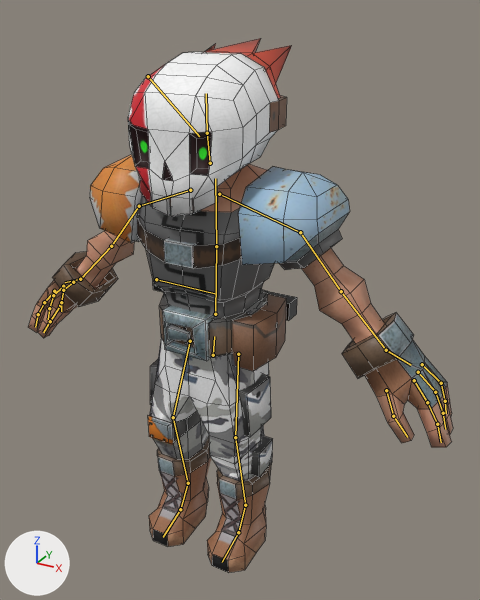
The Blender file Workshop/animations/vochap_taunt.blend, before and after one commit.
Both versions are drawn from a 50 mm lens placed at (12.8, -20.4, 22.2), pointed at (0.7, 1.6, 11.2). The axes (+X, +Y, +Z) are drawn at lower left. The lights are the same throughout. The bones that bend it are drawn over the model as lines. Mesh edges are drawn as thin lines.

In view in the first picture: 'vochap_mesh'.
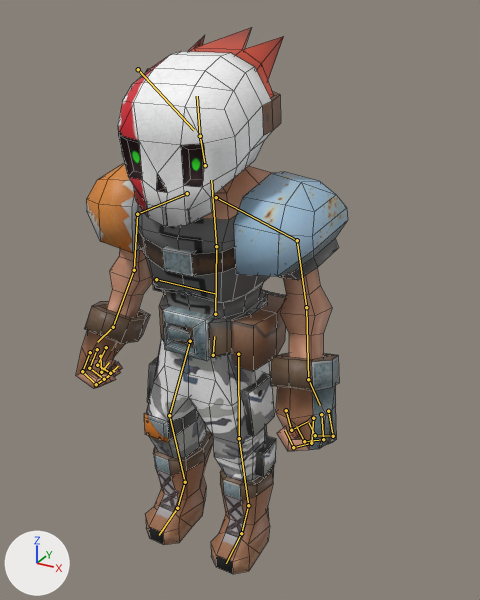
The newer file adds an action. The first version stands in its rest pose; the second is drawn at frame 16 of the action 'vochap_metarigAction'.

What differs and where, as boxes [x1, y1, x2, y2] in the pictures (480 x 600 px):
```json
{"object": "vochap_mesh", "change": "posed", "before": [28, 38, 453, 573], "after": [76, 27, 348, 574], "on screen": "36% narrower"}
{"bone": "chest", "before": "(216, 246) to (215, 178)", "after": "(216, 246) to (211, 180)"}
{"bone": "shoulder.L", "before": "(219, 194) to (300, 232)", "after": "(216, 197) to (297, 240)"}
{"bone": "upper_arm.L", "before": "(300, 232) to (341, 291)", "after": "(297, 240) to (306, 307)"}
{"bone": "forearm.L", "before": "(341, 291) to (386, 350)", "after": "(306, 307) to (308, 379)"}
{"bone": "f_index.01.L", "before": "(427, 402) to (437, 424)", "after": "(311, 443) to (293, 447)"}
{"bone": "thumb.01.L", "before": "(386, 390) to (393, 416)", "after": "(286, 410) to (291, 430)"}
{"bone": "f_middle.01.L", "before": "(435, 392) to (443, 413)", "after": "(323, 439) to (304, 441)"}
{"bone": "f_ring.01.L", "before": "(441, 383) to (445, 401)", "after": "(333, 436) to (315, 435)"}
{"bone": "shoulder.R", "before": "(190, 190) to (139, 206)", "after": "(187, 193) to (137, 214)"}
{"bone": "upper_arm.R", "before": "(139, 206) to (111, 246)", "after": "(137, 214) to (134, 270)"}
{"bone": "forearm.R", "before": "(111, 246) to (80, 279)", "after": "(134, 270) to (113, 327)"}
{"bone": "f_index.01.R", "before": "(44, 302) to (38, 314)", "after": "(82, 371) to (96, 384)"}
{"bone": "thumb.01.R", "before": "(60, 305) to (50, 321)", "after": "(100, 356) to (101, 372)"}
{"bone": "f_middle.01.R", "before": "(53, 295) to (49, 308)", "after": "(89, 368) to (104, 379)"}
{"bone": "f_ring.01.R", "before": "(63, 290) to (61, 302)", "after": "(97, 365) to (110, 373)"}
{"bone": "thigh.L", "before": "(238, 354) to (235, 437)", "after": "(238, 354) to (239, 438)"}
{"bone": "shin.L", "before": "(235, 437) to (245, 505)", "after": "(239, 438) to (248, 505)"}
{"bone": "thigh.R", "before": "(190, 341) to (173, 417)", "after": "(190, 341) to (169, 415)"}
{"bone": "shin.R", "before": "(173, 417) to (188, 483)", "after": "(169, 415) to (185, 482)"}
```

Scene script edits in JSON lines:
```json
{"block": "bone_chest", "where": "bone_chest = bpy.data.objects['vochap_metarig'].pose.bones['chest']  # child of 'spine'"}
{"op": "set", "path": "bone_chest.rotation_euler", "old": "(0.0, 0.0, 0.0)", "new": "(0.105, 0.0, 0.0)", "note": "degrees (0, 0, 0) -> degrees (6, 0, 0)"}
{"op": "set", "path": "bone_chest.scale", "old": "(1.0, 1.0, 1.0)", "new": "(1.01, 1.01, 1.01)"}
{"block": "bone_shoulder_l", "where": "bone_shoulder_l = bpy.data.objects['vochap_metarig'].pose.bones['shoulder.L']  # child of 'chest'"}
{"op": "set", "path": "bone_shoulder_l.rotation_euler", "old": "(0.0, 0.0, 0.0)", "new": "(-0.0873, 0.0, 0.0)", "note": "degrees (0, 0, 0) -> degrees (-5, 0, 0)"}
{"block": "bone_upper_arm_l", "where": "bone_upper_arm_l = bpy.data.objects['vochap_metarig'].pose.bones['upper_arm.L']  # child of 'shoulder.L'"}
{"op": "set", "path": "bone_upper_arm_l.rotation_euler", "old": "(0.0, 0.0, 0.0)", "new": "(0.0, 0.0, -0.436)", "note": "degrees (0, 0, 0) -> degrees (0, 0, -25)"}
{"block": "bone_forearm_l", "where": "bone_forearm_l = bpy.data.objects['vochap_metarig'].pose.bones['forearm.L']  # child of 'upper_arm.L'"}
{"op": "set", "path": "bone_forearm_l.rotation_euler", "old": "(0.0, 0.0, 0.0)", "new": "(0.349, 0.0, 0.0)", "note": "degrees (0, 0, 0) -> degrees (20, 0, 0)"}
{"block": "bone_f_index_01_l", "where": "bone_f_index_01_l = bpy.data.objects['vochap_metarig'].pose.bones['f_index.01.L']  # child of 'palm.01.L'"}
{"op": "set", "path": "bone_f_index_01_l.rotation_euler", "old": "(0.0, 0.0, 0.0)", "new": "(1.047, 0.0, 0.0)", "note": "degrees (0, 0, 0) -> degrees (60, 0, 0)"}
{"block": "bone_thumb_01_l", "where": "bone_thumb_01_l = bpy.data.objects['vochap_metarig'].pose.bones['thumb.01.L']  # child of 'palm.01.L'"}
{"op": "set", "path": "bone_thumb_01_l.rotation_euler", "old": "(0.0, 0.0, 0.0)", "new": "(0.873, 0.0, 0.0)", "note": "degrees (0, 0, 0) -> degrees (50, 0, 0)"}
{"block": "bone_f_middle_01_l", "where": "bone_f_middle_01_l = bpy.data.objects['vochap_metarig'].pose.bones['f_middle.01.L']  # child of 'palm.02.L'"}
{"op": "set", "path": "bone_f_middle_01_l.rotation_euler", "old": "(0.0, 0.0, 0.0)", "new": "(1.047, 0.0, 0.0)", "note": "degrees (0, 0, 0) -> degrees (60, 0, 0)"}
{"block": "bone_f_ring_01_l", "where": "bone_f_ring_01_l = bpy.data.objects['vochap_metarig'].pose.bones['f_ring.01.L']  # child of 'palm.03.L'"}
{"op": "set", "path": "bone_f_ring_01_l.rotation_euler", "old": "(0.0, 0.0, 0.0)", "new": "(1.047, 0.0, 0.0)", "note": "degrees (0, 0, 0) -> degrees (60, 0, 0)"}
{"block": "bone_shoulder_r", "where": "bone_shoulder_r = bpy.data.objects['vochap_metarig'].pose.bones['shoulder.R']  # child of 'chest'"}
{"op": "set", "path": "bone_shoulder_r.rotation_euler", "old": "(0.0, 0.0, 0.0)", "new": "(-0.0873, 0.0, 0.0)", "note": "degrees (0, 0, 0) -> degrees (-5, 0, 0)"}
{"block": "bone_upper_arm_r", "where": "bone_upper_arm_r = bpy.data.objects['vochap_metarig'].pose.bones['upper_arm.R']  # child of 'shoulder.R'"}
{"op": "set", "path": "bone_upper_arm_r.rotation_euler", "old": "(0.0, 0.0, 0.0)", "new": "(0.0, 0.0, 0.436)", "note": "degrees (0, 0, 0) -> degrees (0, 0, 25)"}
{"block": "bone_forearm_r", "where": "bone_forearm_r = bpy.data.objects['vochap_metarig'].pose.bones['forearm.R']  # child of 'upper_arm.R'"}
{"op": "set", "path": "bone_forearm_r.rotation_euler", "old": "(0.0, 0.0, 0.0)", "new": "(0.349, 0.0, 0.0)", "note": "degrees (0, 0, 0) -> degrees (20, 0, 0)"}
{"block": "bone_f_index_01_r", "where": "bone_f_index_01_r = bpy.data.objects['vochap_metarig'].pose.bones['f_index.01.R']  # child of 'palm.01.R'"}
{"op": "set", "path": "bone_f_index_01_r.rotation_euler", "old": "(0.0, 0.0, 0.0)", "new": "(1.047, 0.0, 0.0)", "note": "degrees (0, 0, 0) -> degrees (60, 0, 0)"}
{"block": "bone_thumb_01_r", "where": "bone_thumb_01_r = bpy.data.objects['vochap_metarig'].pose.bones['thumb.01.R']  # child of 'palm.01.R'"}
{"op": "set", "path": "bone_thumb_01_r.rotation_euler", "old": "(0.0, 0.0, 0.0)", "new": "(0.873, 0.0, 0.0)", "note": "degrees (0, 0, 0) -> degrees (50, 0, 0)"}
{"block": "bone_f_middle_01_r", "where": "bone_f_middle_01_r = bpy.data.objects['vochap_metarig'].pose.bones['f_middle.01.R']  # child of 'palm.02.R'"}
{"op": "set", "path": "bone_f_middle_01_r.rotation_euler", "old": "(0.0, 0.0, 0.0)", "new": "(1.047, 0.0, 0.0)", "note": "degrees (0, 0, 0) -> degrees (60, 0, 0)"}
{"block": "bone_f_ring_01_r", "where": "bone_f_ring_01_r = bpy.data.objects['vochap_metarig'].pose.bones['f_ring.01.R']  # child of 'palm.03.R'"}
{"op": "set", "path": "bone_f_ring_01_r.rotation_euler", "old": "(0.0, 0.0, 0.0)", "new": "(1.047, 0.0, 0.0)", "note": "degrees (0, 0, 0) -> degrees (60, 0, 0)"}
{"block": "bone_thigh_l", "where": "bone_thigh_l = bpy.data.objects['vochap_metarig'].pose.bones['thigh.L']  # child of 'hips'"}
{"op": "set", "path": "bone_thigh_l.rotation_euler", "old": "(0.0, 0.0, 0.0)", "new": "(0.0, 0.0, -0.0524)", "note": "degrees (0, 0, 0) -> degrees (0, 0, -3)"}
{"block": "bone_shin_l", "where": "bone_shin_l = bpy.data.objects['vochap_metarig'].pose.bones['shin.L']  # child of 'thigh.L'"}
{"op": "set", "path": "bone_shin_l.rotation_euler", "old": "(0.0, 0.0, 0.0)", "new": "(0.0, 0.0, 0.0524)", "note": "degrees (0, 0, 0) -> degrees (0, 0, 3)"}
{"block": "bone_thigh_r", "where": "bone_thigh_r = bpy.data.objects['vochap_metarig'].pose.bones['thigh.R']  # child of 'hips'"}
{"op": "set", "path": "bone_thigh_r.rotation_euler", "old": "(0.0, 0.0, 0.0)", "new": "(0.0, 0.0, 0.0524)", "note": "degrees (0, 0, 0) -> degrees (0, 0, 3)"}
{"block": "bone_shin_r", "where": "bone_shin_r = bpy.data.objects['vochap_metarig'].pose.bones['shin.R']  # child of 'thigh.R'"}
{"op": "set", "path": "bone_shin_r.rotation_euler", "old": "(0.0, 0.0, 0.0)", "new": "(0.0, 0.0, -0.0524)", "note": "degrees (0, 0, 0) -> degrees (0, 0, -3)"}
```
